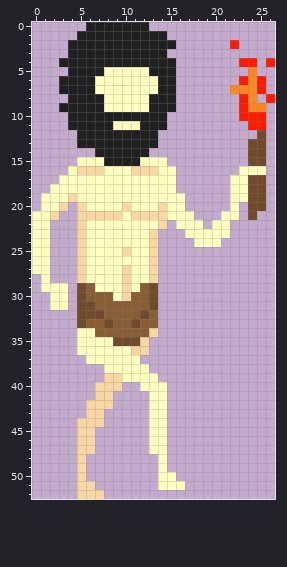
Pixel-art sprite -- sprites/images/spr_player_move_1_3.png. That is the earlier state.
The file is 27x53 pixels.
The same view after the edit:
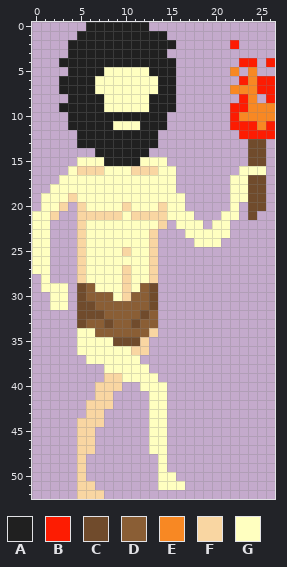
Palette (. is transparent): A #202020  B #fd1c02  C #704b2c  D #8a5e35  E #f88823  F #f9d6a2  G #ffffc0
Diff:
y 5: x 22 . -> E
y 6..7: x 26 . -> B
y 9: x 22 . -> B; x 26 . -> E
y 10: x 22..26 .BBB. -> BEEEE
y 11: x 22..23 .. -> BB; x 25..26 B. -> EB
y 12: x 23..26 ..C. -> BBBB
Where, in picture pixels (left, top, right, bottom), the same in both pictures:
changed: (230, 67, 275, 139)
